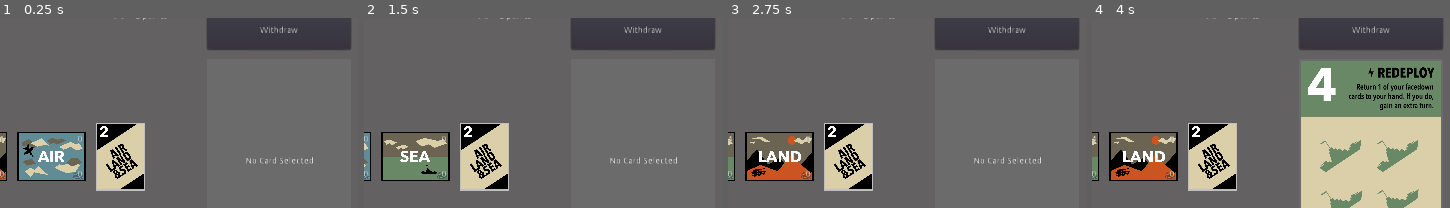
Above: before the commit, frames 1-4 (left to right).
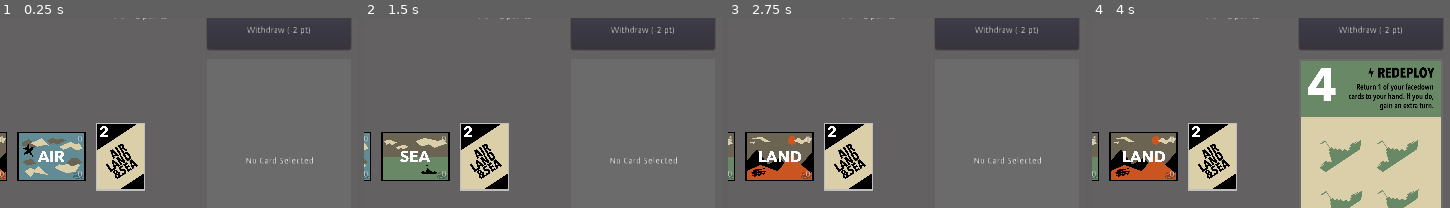
Above: after the commit, the same moments.

Repository: jorisbontje/AirLandSea
Game: Godot game, scene res://Scenes/Game.tscn
Two runs of this game, one before a commit and one after it. Both use one fixed random seed, a clock stepped at 60 frames per second and the inputs below.
Inputs (mouse positions are % of the whole screen's width and height, from its top left):
- Up to frame 1 (0.25 s): no input
- Up to frame 2 (1.5 s): click "Restart Game" at 0.5 s; click "Restart Game" at 1.25 s
- Up to frame 3 (2.75 s): click "Restart Game" at 2 s
- Up to frame 4 (4 s): click "0" at 2.75 s; click (46, 16) at 3.52 s
The pictures show only the part of the screen within x 50-100%, y 3-53%; the shares and areas given below are measured in that part.

The runs differ from the first frame. In frame 1, 0.3% of the frame differs, in the area x 68-87%, y 4-9%; in frame 2, 0.3%; in frame 3, 0.3%; in frame 4, 0.3%.

Commit message:
update withdraw score. only ai play in game. new game shortcut

Diff:
--- a/Scenes/Game.gd
+++ b/Scenes/Game.gd
@@ -62,6 +62,7 @@
   _new_round()
 
 func _next_battle():
+  LogLabel.clear()
   log_text("NEXT BATTLE")
   players.push_front(players.pop_back())
   theaters.push_front(theaters.pop_back())
@@ -103,6 +104,8 @@
   NewGameButton.text = "Restart Game"
   ActionPrompt.text = "Select a card from your hand to play."
   WithdrawButton.disabled = false
+  var withdraw_score = calc_withdraw_score(current_player, Constants.DEAL_COUNT)
+  WithdrawButton.text = "Withdraw (-" + str(withdraw_score) + " pt)"
 
   if current_side == Constants.SIDES.OPPONENT:
     _auto_play()
@@ -172,6 +175,9 @@
     game_over()
     return
 
+  var withdraw_score = calc_withdraw_score(current_player, cards_left)
+  WithdrawButton.text = "Withdraw (-" + str(withdraw_score) + " pt)"
+
   if current_side == Constants.SIDES.OPPONENT:
     _auto_play()
 
@@ -268,8 +274,9 @@
   _next_turn()
 
 func _auto_play():
-  log_text("Beep boop boop...")
-  ai_player.play()
+  if game_state == Constants.STATES.PLAYING:
+    log_text("Beep boop boop...")
+    ai_player.play()
 
 func calc_withdraw_score(player, cards_left):
 #  print(player, " ", cards_left)
--- a/Scenes/Game.tscn
+++ b/Scenes/Game.tscn
@@ -7,6 +7,12 @@
 [ext_resource path="res://Scenes/TheaterLane.tscn" type="PackedScene" id=6]
 
 [sub_resource type="Theme" id=1]
+
+[sub_resource type="InputEventKey" id=9]
+scancode = 78
+
+[sub_resource type="ShortCut" id=10]
+shortcut = SubResource( 9 )
 
 [sub_resource type="StyleBoxFlat" id=2]
 bg_color = Color( 0.423529, 0.423529, 0.423529, 1 )
@@ -73,6 +79,7 @@
 margin_bottom = 60.0
 rect_min_size = Vector2( 120, 60 )
 size_flags_vertical = 0
+shortcut = SubResource( 10 )
 text = "New Game"
 
 [node name="LogLabel" type="RichTextLabel" parent="CenterContainer/HBoxContainer/DebugSidebar"]
@@ -97,6 +104,7 @@
 margin_left = 304.0
 margin_right = 829.0
 margin_bottom = 586.0
+rect_min_size = Vector2( 525, 0 )
 custom_constants/separation = 16
 __meta__ = {
 "_edit_use_anchors_": false
Not shown: 1 places in Scenes/Game.tscn that only renumber resources
